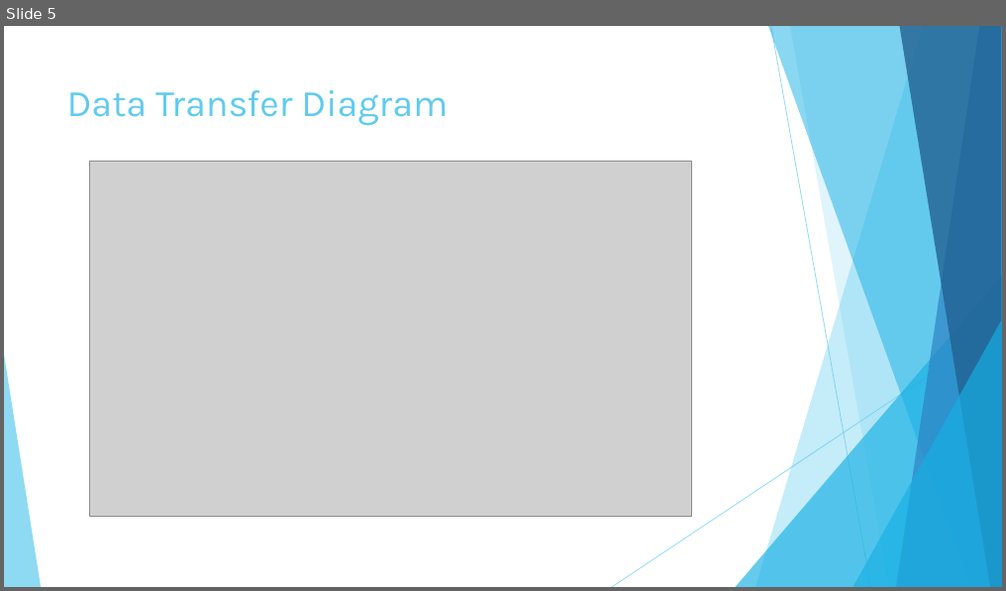
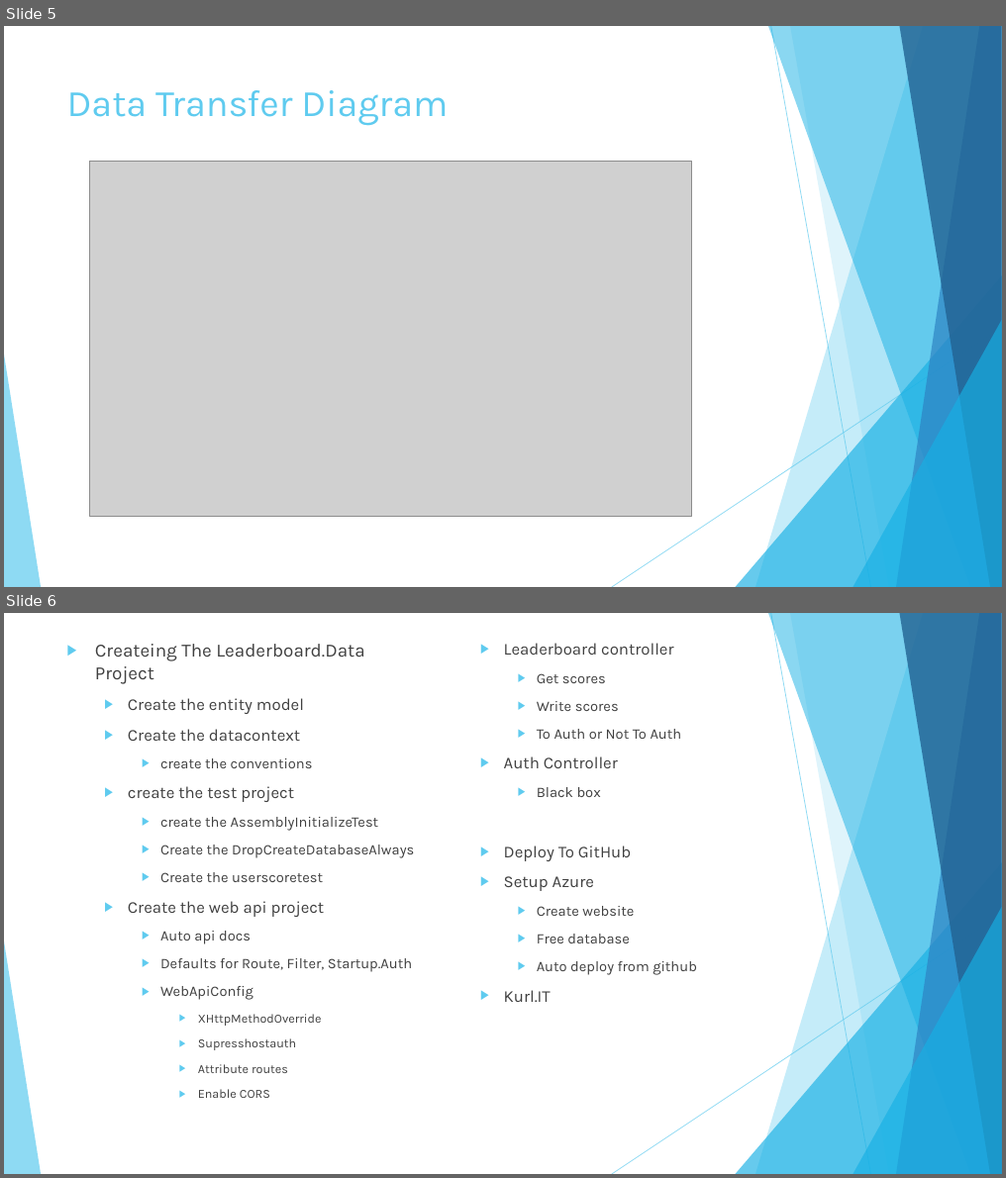
Before and after one commit to andrewboudreau/Leaderboard, a slide deck: Unity 3D and Azure.pptx. Shown one above the other, each under a label of ours: slide 5 before the commit, slides 5 and 6 after it. The pictures are 1006x591 and 1006x1178 pixels, drawn with LibreOffice and Linux fonts; fonts in the diff are those of the drawing; grey boxes stand for pictures. Boxes give left, top, right and bottom in pixels: in the first picture for what was removed or moved away, otherwise in the second. Text is boxed around its words. In the diff, an @@ line names an element or a change of style, - is before the commit and + after.

Commit message:
added pres

```diff
--- a/Unity 3D and Azure.pptx
+++ b/Unity 3D and Azure.pptx
@@ slide 6 added at [4,613,1002,1174], background #FFFFFF; not listed: 10 template elements that a slide beside it also shows @@
@@ text added at [95,644,414,1098], 14 pt, text #404040 @@
+▶ Createing The Leaderboard.Data Project
+  ▶ Create the entity model
+  ▶ Create the datacontext
+    ▶ create the conventions
+  ▶ create the test project
+    ▶ create the AssemblyInitializeTest
+    ▶ Create the DropCreateDatabaseAlways
+    ▶ Create the userscoretest
+  ▶ Create the web api project
+    ▶ Auto api docs
+    ▶ Defaults for Route, Filter, Startup.Auth
+    ▶ WebApiConfig
+      ▶ XHttpMethodOverride
+      ▶ Supresshostauth
+      ▶ Attribute routes
+      ▶ Enable CORS
@@ text added at [504,643,697,1002], 14 pt, text #404040 @@
+  ▶ Leaderboard controller
+    ▶ Get scores
+    ▶ Write scores
+    ▶ To Auth or Not To Auth
+  ▶ Auth Controller
+    ▶ Black box
+  ▶ Deploy To GitHub
+  ▶ Setup Azure
+    ▶ Create website
+    ▶ Free database
+    ▶ Auto deploy from github
+  ▶ Kurl.IT
```
